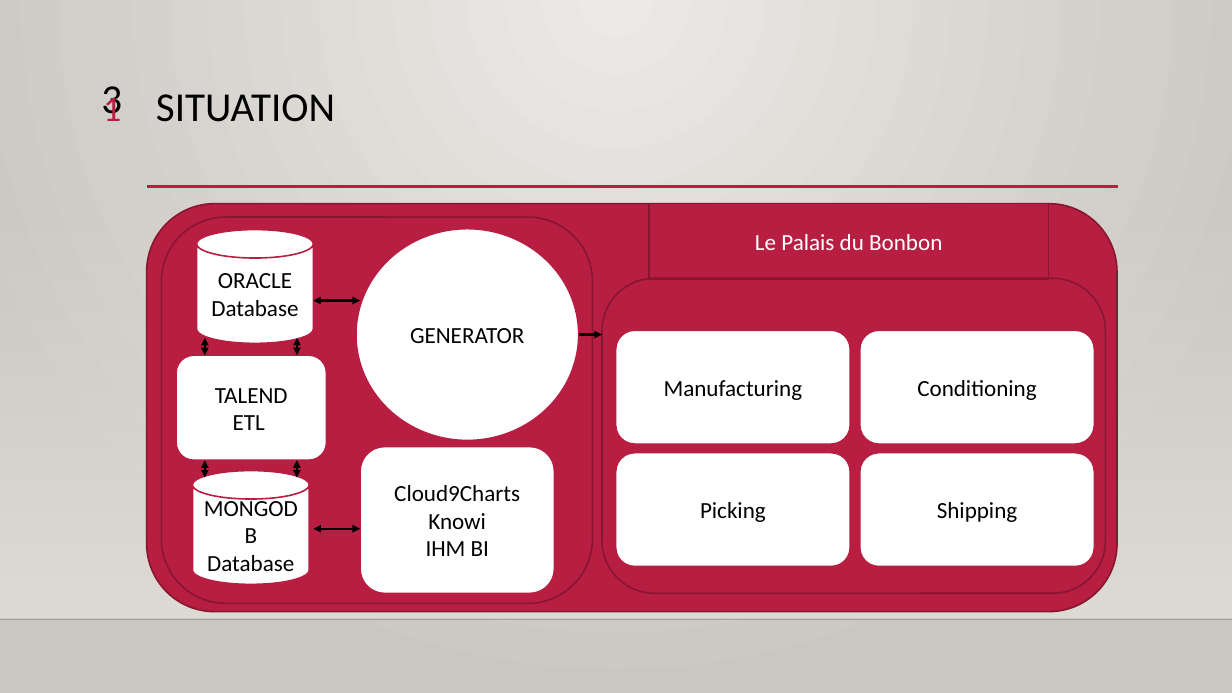
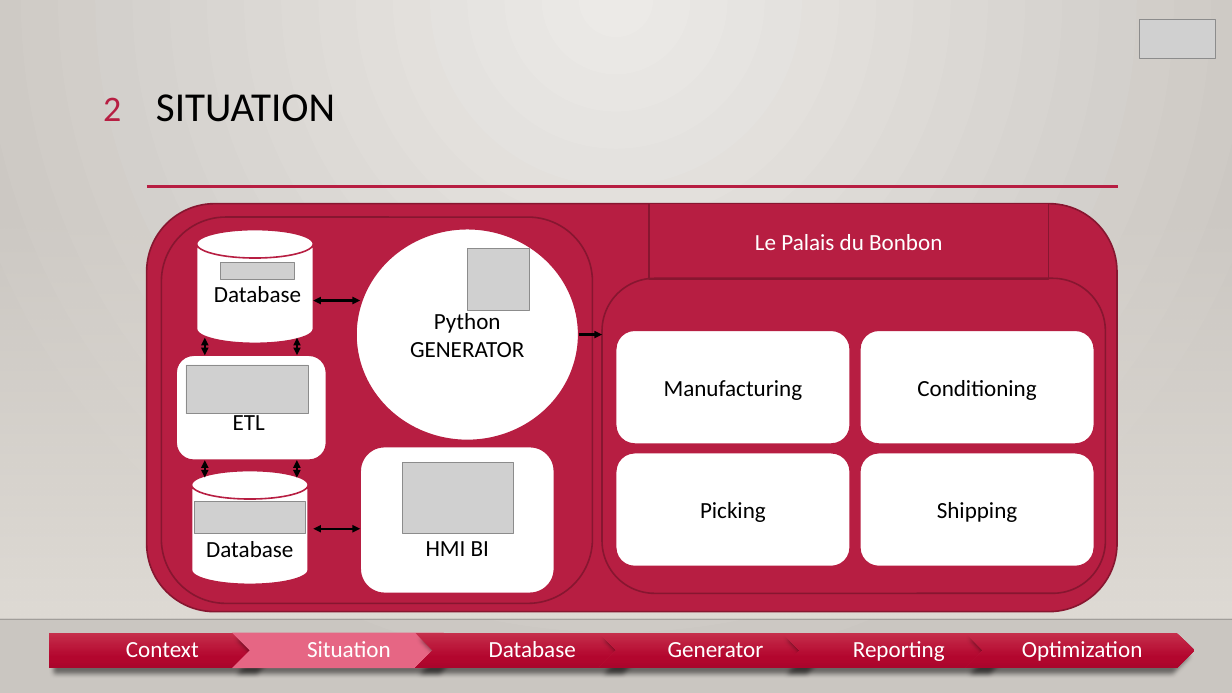
Before and after one commit to DylanCa/BIProject, a slide deck: slide 4 of Project Management/Data-Project.pptx (slide 3 before the commit). Drawn at 1232x693 pixels with LibreOffice and Linux fonts; fonts in the diff are those of the drawing; grey boxes stand for pictures; background and template pictures are left out. Boxes give left, top, right and bottom in pixels: in the first picture for what was removed or moved away, otherwise in the second. Text is boxed around its words. In the diff, an @@ line names an element or a change of style, - is before the commit and + after.

```diff
--- a/Project Management/Data-Project.pptx
+++ b/Project Management/Data-Project.pptx
@@ picture added at (1140, 19, 1215, 59) @@
@@ text removed at (101, 86, 122, 121) @@
-3
@@ text at (103, 97, 121, 121): text changed @@
-1
+2
@@ picture added at (221, 262, 295, 280) @@
@@ picture added at (468, 249, 530, 311) @@
@@ text in cylinder at (214, 286, 301, 302): text changed @@
-ORACLE Database
+Database
@@ text in ellipse at (410, 310, 524, 357): text changed @@
-GENERATOR
+Python GENERATOR
@@ picture added at (186, 365, 308, 414) @@
@@ text in rounded rectangle at (215, 388, 288, 403): paragraph removed @@
-TALEND
@@ picture added at (403, 463, 514, 534) @@
@@ picture added at (194, 502, 305, 533) @@
@@ text in cylinder at (206, 541, 293, 557): text changed @@
-MONGODB Database
+Database
@@ text in rounded rectangle at (426, 541, 489, 556): text changed @@
-Cloud9Charts
-Knowi
-IHM BI
+HMI BI
@@ group added at (49, 633, 1195, 669): 6 texts, 5 chevrons, 1 pentagon arrow @@
+Context
+Situation
+Database
+Generator
+Reporting
+Optimization
```
Also in this commit, not shown: 3 other slides changed, 7 slides added, 1 slide removed.
